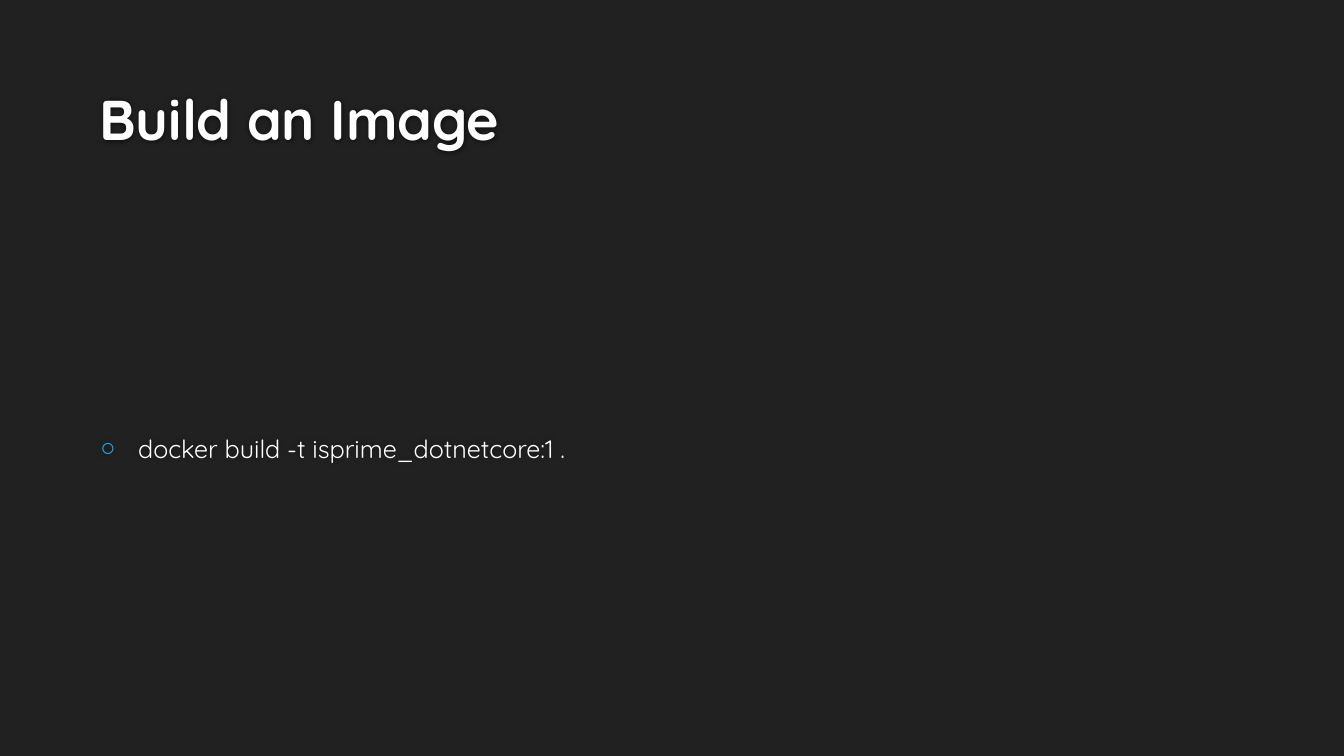
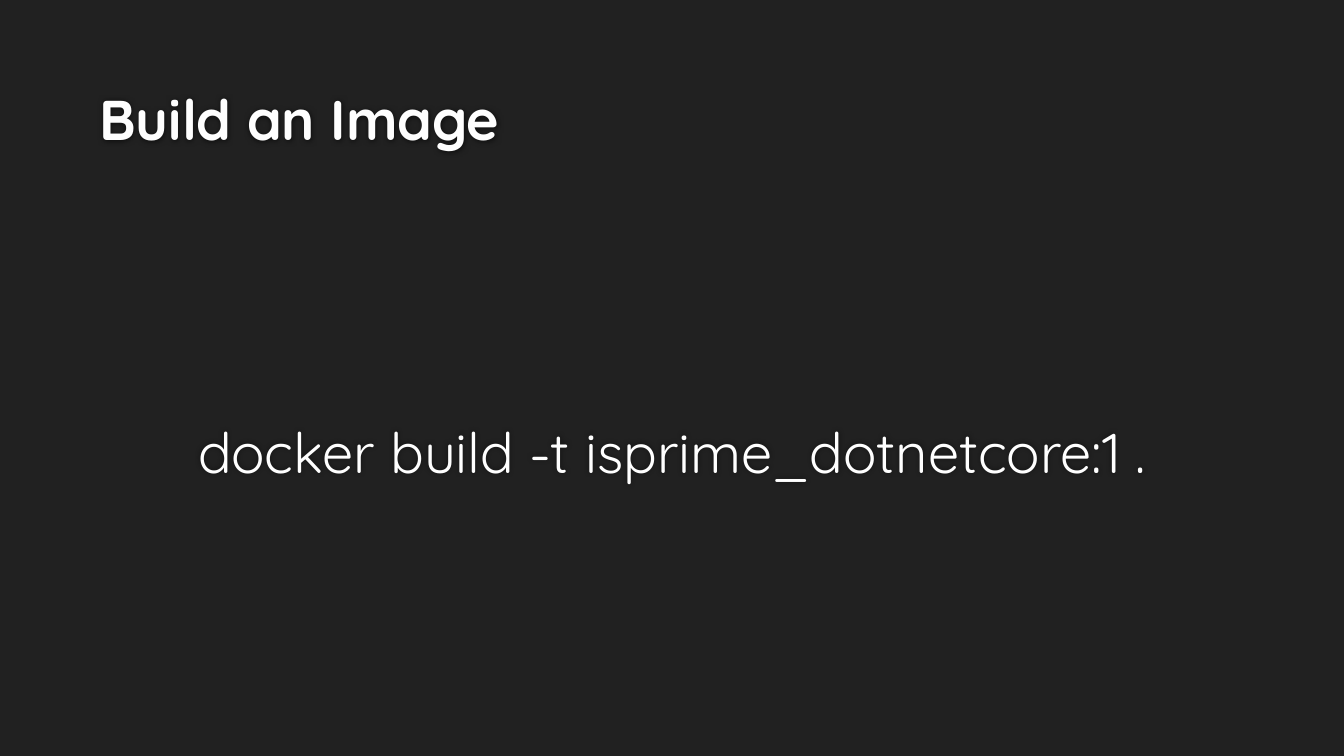
Before and after one commit to dcook-net/DockerisingDotNetAppsTalk, a slide deck: slide 15 of Dockerising .Net Applications v2.pptx. Drawn at 1344x756 pixels with LibreOffice and Linux fonts; fonts in the diff are those of the drawing; background and template pictures are left out. Boxes give left, top, right and bottom in pixels: in the first picture for what was removed or moved away, otherwise in the second. Text is boxed around its words. In the diff, an @@ line names an element or a change of style, - is before the commit and + after.

```diff
--- a/Dockerising .Net Applications v2.pptx
+++ b/Dockerising .Net Applications v2.pptx
@@ text "docker build -t isprime_dotnetcore:1 .": place and size @@
-text "docker build -t isprime_dotnetcore:1 ." at [138, 439, 553, 463]
+text "docker build -t isprime_dotnetcore:1 ." at [198, 431, 1120, 484]
@@ text "docker build -t isprime_dotnetcore:1 ." at [198, 431, 1120, 484]: size 18 to 40 pt; alignment left to centre; bullet ○ to none; more space between paragraphs @@
```
Also in this commit, not shown: 2 other slides changed, 1 slide added, 9 slides removed, 1 other file.
